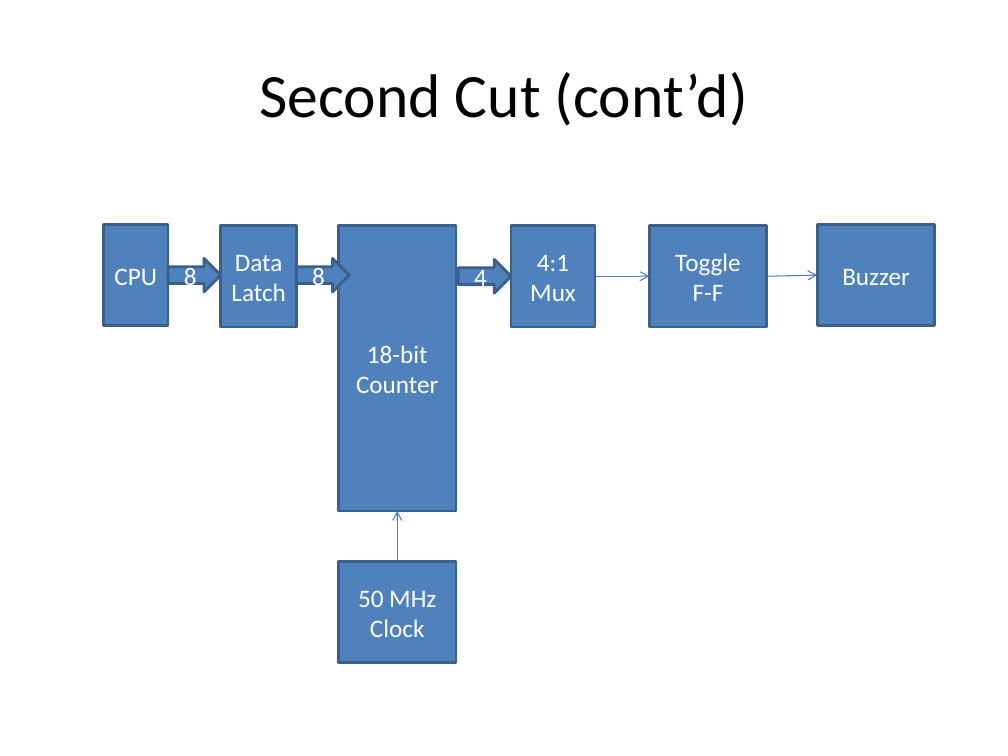
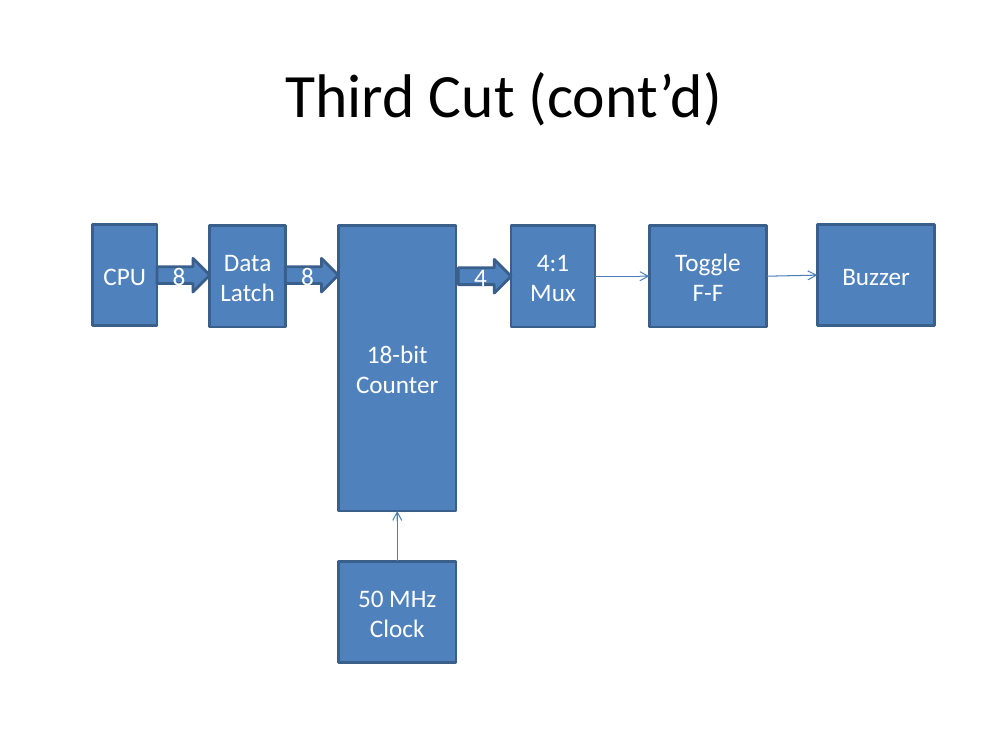
Before and after one commit to douggilliland/MultiComp, a slide deck: slide 14 of MultiComp (VHDL Template)/Components/SoundGen/Documentation/Sound Generator.pptx (slide 5 before the commit). Drawn at 1008x756 pixels with LibreOffice and Linux fonts; fonts in the diff are those of the drawing. Boxes give left, top, right and bottom in pixels: in the first picture for what was removed or moved away, otherwise in the second. Text is boxed around its words. In the diff, an @@ line names an element or a change of style, - is before the commit and + after.

```diff
--- a/MultiComp (VHDL Template)/Components/SoundGen/Documentation/Sound Generator.pptx
+++ b/MultiComp (VHDL Template)/Components/SoundGen/Documentation/Sound Generator.pptx
@@ title at (x1=286, y1=72, x2=722, y2=126): text changed @@
-Second Cut (cont’d)
+Third Cut (cont’d)
@@ 2 rectangles, 2 right arrows moved together from (x1=104, y1=225, x2=349, y2=328) to (x1=93, y1=225, x2=338, y2=328) @@
```
Also in this commit, not shown: 8 other slides changed, 9 slides added.
